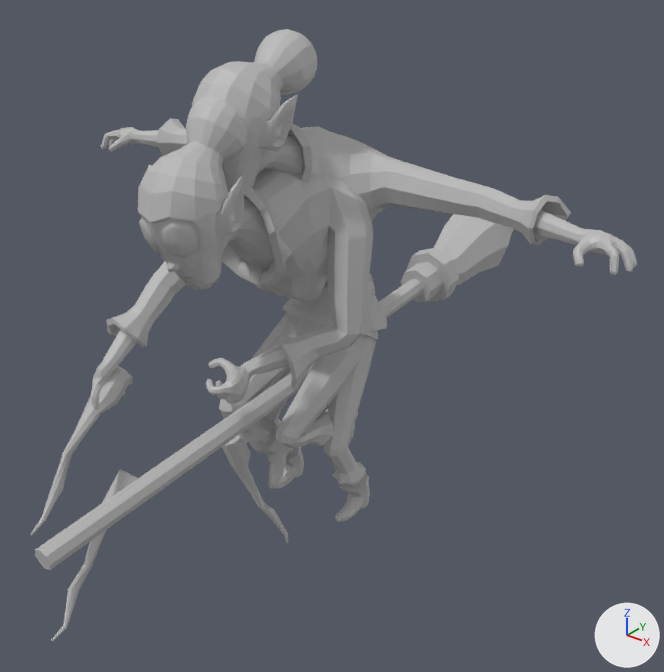
What one commit did to the FBX model Assets/Animations/Witch/WITCH_CHASING.fbx.
One viewpoint serves both versions: a 50 mm camera at (2.15, -2.44, 2.4) aimed at (0.01, 0.24, 0.74). Lighting does not change. The marker at lower right points along +X, +Y and +Z. Where no turn or scale is listed for an object, it has been applied to the vertices.

In view in the first picture: 'Broom', 'Character_Mesh_GRP_Mesh_Witch04_1', 'Mesh_Witch04', 'Wand:pCylinder1', 'pCylinder1', 'pCylinder1_1'.
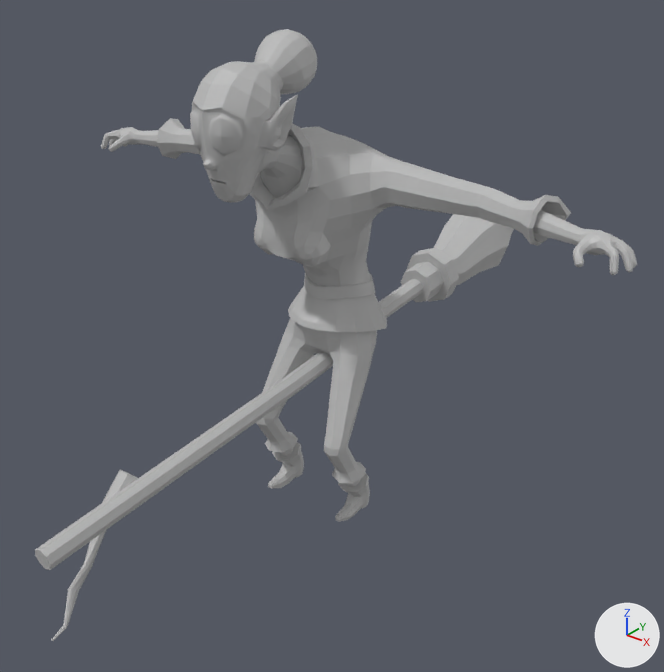
The change, as a diff of the scene's bpy script:
```diff
--- a/Assets/Animations/Witch/WITCH_CHASING.fbx.py
+++ b/Assets/Animations/Witch/WITCH_CHASING.fbx.py
@@ ob_wand_pcylinder1 @@
-ob_wand_pcylinder1 = bpy.data.objects.new('Wand:pCylinder1', me_mesh)
-ob_wand_pcylinder1.location = (-0.309, -0.076, 0.286)
@@ ob_pcylinder1_1 @@
-ob_pcylinder1_1 = bpy.data.objects.new('pCylinder1_1', me_mesh_005)
-ob_pcylinder1_1.location = (-0.394, -0.537, 0.773)
@@ ob_character_mesh_grp_mesh_witch04_1 @@
-ob_character_mesh_grp_mesh_witch04_1 = bpy.data.objects.new('Character_Mesh_GRP_Mesh_Witch04_1', me_mesh_006)
-ob_character_mesh_grp_mesh_witch04_1.location = (0.0, 0.0, 0.0)
```

Boxes (x1, y1, x2, y2) around the edits, measured in the pictures (664 x 672 px):
'Character_Mesh_GRP_Mesh_Witch04_1', deleted: before (91, 96, 378, 486)
'pCylinder1_1', deleted: before (31, 367, 133, 535)
'Wand:pCylinder1', deleted: before (222, 434, 288, 543)
